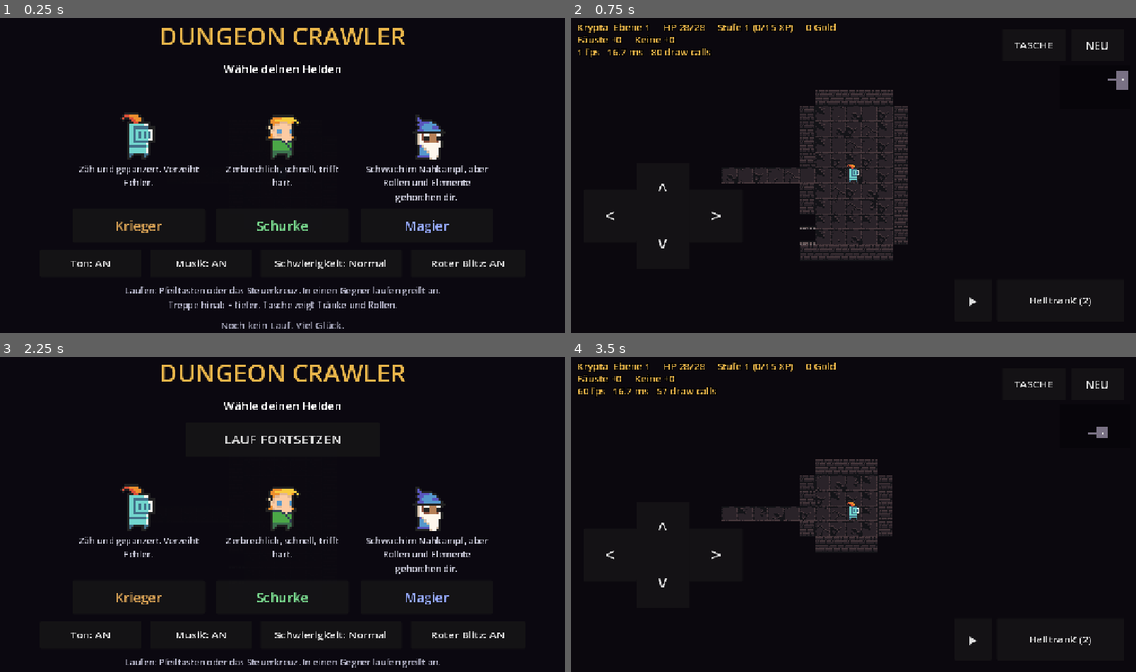
Above: before the commit, frames 1-4 (two rows, left to right).
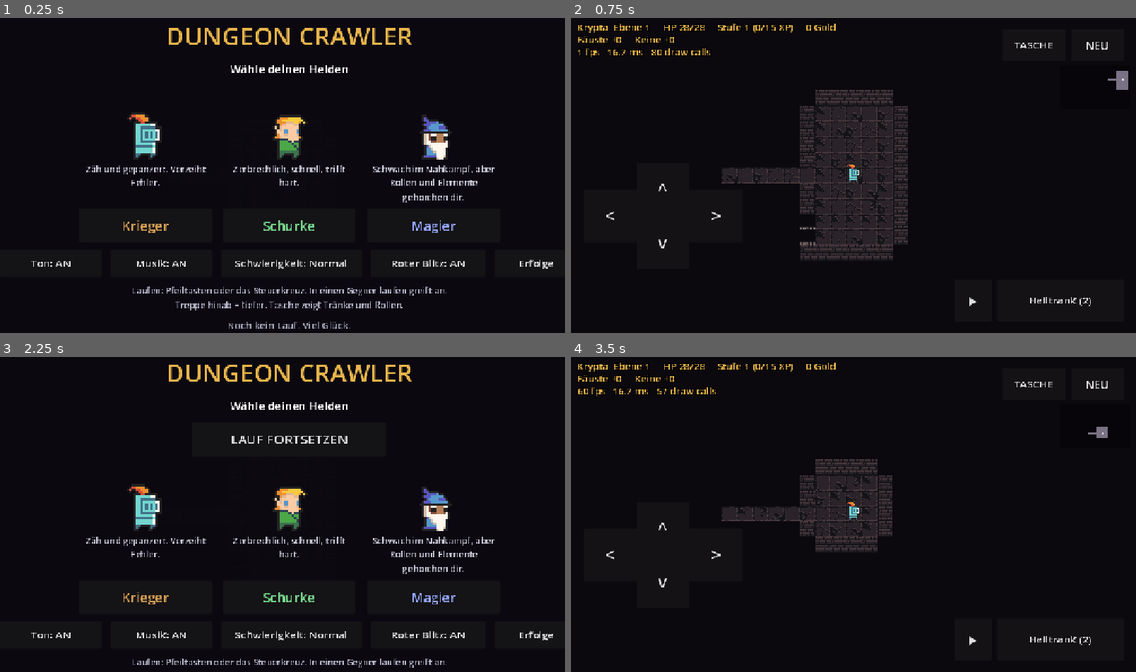
Above: after the commit, the same moments.

Repository: GermanDudeXX/dungeon-crawler
Game: Godot game, scene res://scenes/main.tscn
The game is run twice, just before and just after one commit, with the same random seed, the same clock (stepped at 60 frames per second) and the same inputs.
Inputs:
- Up to frame 1 (0.25 s): no input
- Up to frame 2 (0.75 s): click "Krieger" at 0.5 s
- Up to frame 3 (2.25 s): click "Heiltrank (2)" at 1.25 s; click "NEU" at 2 s
- Up to frame 4 (3.5 s): click "Krieger" at 2.75 s

The runs differ from the first frame. In frame 1, 7.8% of the frame differs, in the area x 5-98%, y 3-99%; in frame 2, nothing differs; in frame 3, 7.0%; in frame 4, nothing differs.

Commit message:
Godot: Erfolge, und ein Schmied der verzaubert und umschmiedet
- Zwölf Erfolge aus constants.py ACHIEVEMENTS, in einer eigenen Datei
  gespeichert: sie sind das Einzige, was einen Tod absichtlich überlebt,
  und ein gelöschter Spielstand darf sie nicht mitnehmen. Jede Bedingung
  steht dort im Code, wo das Ereignis passiert, statt in einer Schleife,
  die jede Runde alles abklopft - so kann sie nicht von ihrem Anlass
  wegdriften.
- Auf dem Titelbildschirm eine Liste mit allen zwölf, auch den noch
  nicht erreichten samt Bedingung: eine Liste, die erst auftaucht, wenn
  etwas drinsteht, sagt einem neuen Spieler nichts darüber, was es zu
  tun gibt.
- Der Schmied verzaubert jetzt auch: ein Element auf eine blanke Waffe
  oder ein neuer Wurf auf die vorhandene, und Umschmieden würfelt die
  Seltenheit neu - eine Stufe höher, wo die Tiefe es hergibt. Beides
  teuer, denn genau dafür ist spätes Gold da.

Co-Authored-By: Claude Opus 5 <noreply@anthropic.com>
Claude-Session: https://claude.ai/code/session_01WQiUvBCjkdxtXigdz77eh9

Diff:
--- /dev/null
+++ b/godot/scripts/achievements.gd
@@ -0,0 +1,59 @@
+## Twelve things worth doing, and whether they have been done.
+##
+## The same list as constants.py ACHIEVEMENTS. They are the only thing in
+## the game that survives a death on purpose: a run ends, the record of
+## what it managed does not. Kept in their own file for the same reason
+## the settings are - a wiped save must not take them with it.
+class_name Achievements
+extends RefCounted
+
+const PATH := "user://achievements.json"
+
+const ALL := [
+	{"id": "first_blood", "name": "Erstes Blut", "how": "Besiege deinen ersten Gegner."},
+	{"id": "survivor", "name": "Überlebender", "how": "Erreiche Stufe 5."},
+	{"id": "veteran", "name": "Veteran", "how": "Erreiche Stufe 10."},
+	{"id": "deep_delver", "name": "Tiefengänger", "how": "Erreiche Ebene 5."},
+	{"id": "spelunker", "name": "Höhlenforscher", "how": "Erreiche Ebene 10."},
+	{"id": "boss_slayer", "name": "Bosstöter", "how": "Besiege einen Boss."},
+	{"id": "rich", "name": "Reich", "how": "Trage 100 Gold auf einmal."},
+	{"id": "hoarder", "name": "Hamster", "how": "Sammle insgesamt 500 Gold."},
+	{"id": "well_read", "name": "Belesen", "how": "Lies insgesamt 10 Schriftrollen."},
+	{"id": "persistent", "name": "Hartnäckig", "how": "Stirb fünfmal."},
+	{"id": "centurion", "name": "Zenturio", "how": "Besiege insgesamt 100 Monster."},
+	{"id": "untouchable", "name": "Unberührt", "how": "Erreiche Ebene 3 ohne einen Trank."},
+]
+
+
+static func read() -> Dictionary:
+	if not FileAccess.file_exists(PATH):
+		return {}
+	var file := FileAccess.open(PATH, FileAccess.READ)
+	if file == null:
+		return {}
+	var data: Variant = JSON.parse_string(file.get_as_text())
+	file.close()
+	if typeof(data) != TYPE_DICTIONARY:
+		return {}
+	# Only ids that still exist: a renamed achievement should not leave a
+	# ghost entry that counts towards the total for ever.
+	var out := {}
+	for entry in ALL:
+		if data.get(entry["id"], false):
+			out[entry["id"]] = true
+	return out
+
+
+static func write(earned: Dictionary) -> void:
+	var file := FileAccess.open(PATH, FileAccess.WRITE)
+	if file == null:
+		return
+	file.store_string(JSON.stringify(earned))
+	file.close()
+
+
+static func by_id(id: String) -> Dictionary:
+	for entry in ALL:
+		if entry["id"] == id:
+			return entry
+	return ALL[0]
--- a/godot/scripts/data.gd
+++ b/godot/scripts/data.gd
@@ -480,6 +480,11 @@
 const SMITH_PRICE_PER_POINT := 18
 const SMITH_WEAPON_STEP := 2
 const SMITH_ARMOUR_STEP := 1
+# Enchanting puts an element on a bare weapon, or rerolls the one it
+# has; reforging rerolls the rarity, one tier up where there is room.
+# Both are expensive on purpose: they are what late gold is for.
+const SMITH_ENCHANT_PRICE := 90
+const SMITH_REFORGE_PRICE := 140
 
 
 static func smith_price(bonus: int) -> int:
--- a/godot/scripts/game.gd
+++ b/godot/scripts/game.gd
@@ -73,6 +73,9 @@
 var _hud: Control
 var audio: Audio
 var settings := Settings.DEFAULTS.duplicate()
+var earned := {}                 ## achievements already won
+var scrolls_read := 0            ## across all runs, for one of them
+var potion_free := true          ## no potion drunk this run yet
 var _play_ui: Control            ## stats, log and the pad - hidden on the title
 var _shop_panel: PanelContainer
 var _shop_title: Label
@@ -86,6 +89,8 @@
 var _flash_button: Button
 var _record_label: Label
 var _hint_label: Label
+var _awards_panel: PanelContainer
+var _awards_list: VBoxContainer
 var _drink_button: Button
 var _bag_panel: PanelContainer
 var _bag_list: VBoxContainer
@@ -112,6 +117,7 @@
 func _ready() -> void:
 	rng.randomize()
 	settings = Settings.read()
+	earned = Achievements.read()
 	audio = Audio.new()
 	add_child(audio)
 	audio.enabled = settings["sound"]
@@ -192,6 +198,7 @@
 # --- a run ----------------------------------------------------------------
 
 func new_run() -> void:
+	potion_free = true
 	player = Entities.Player.new(hero_class, difficulty)
 	depth = 1
 	dead = false
@@ -909,6 +916,7 @@
 
 	_tick_poison()
 	_tick_regen()
+	_check_awards()
 	_tick_buffs()
 	enemy_turn()
 	recompute_fov()
@@ -993,6 +1001,8 @@
 		_split(monster)
 	audio.play("monster_death")
 	say("%s stirbt." % monster.display_name)
+	if monster.is_boss:
+		_award("boss_slayer")
 	player.kills += 1
 	if player.gain_xp(monster.xp_reward) > 0:
 		audio.play("levelup")
@@ -1514,6 +1524,28 @@
 				say("Der Schmied verstärkt %s auf +%d." % [
 					player.armour_name(), player.armour_bonus()])
 
+		"enchant":
+			if _spend(price(Data.SMITH_ENCHANT_PRICE)):
+				# A reroll may land on what it already had - that is the
+				# gamble, and pretending otherwise would need a memory of
+				# what was tried.
+				var ids: Array = Data.ELEMENTS.keys()
+				player.weapon_element = ids[rng.randi() % ids.size()]
+				audio.play("equip")
+				say("Die Waffe trägt jetzt %s." % Data.ELEMENTS[player.weapon_element]["name"])
+		"reforge":
+			if _spend(price(Data.SMITH_REFORGE_PRICE)):
+				var was: int = Data.RARITIES.find(Data.rarity_by_id(player.weapon_rarity))
+				var now := Data.pick_rarity(depth, rng)
+				# One tier up where the depth allows it, so the price buys
+				# a step rather than a coin flip that usually loses.
+				if Data.RARITIES.find(now) <= was:
+					var up: int = mini(was + 1, Data.RARITIES.size() - 1)
+					if int(Data.RARITIES[up]["min_level"]) <= depth:
+						now = Data.RARITIES[up]
+				player.weapon_rarity = now["id"]
+				audio.play("equip")
+				say("Umgeschmiedet: %s +%d." % [player.weapon_name(), player.weapon_bonus()])
 		"heal":
 			if player.hp >= player.max_hp:
 				say("Dir fehlt nichts.")
@@ -1562,6 +1594,9 @@
 		return
 
 	player.add_potion(id, -1)
+	# One flask is enough to lose it - that is the whole point of
+	# the achievement.
+	potion_free = false
 	audio.play("pickup")
 	say("Du trinkst: %s." % potion["name"])
 	_apply_effect(effect)
@@ -1705,6 +1740,7 @@
 	if int(player.scrolls[id]) <= 0:
 		player.scrolls.erase(id)
 	say("Du liest: %s." % scroll["name"])
+	scrolls_read += 1
 	match id:
 		"fireball":
 			_fireball(int(scroll["damage"]))
@@ -2140,6 +2176,7 @@
 
 	_build_minimap()
 	_build_bag_panel()
+	_build_awards_panel()
 	_build_shop_panel()
 	_build_perk_panel()
 	_build_dead_panel()
@@ -2353,6 +2390,9 @@
 ## Shuts the topmost thing that is open and says whether there was one.
 ## The order is the order they sit in front of each other.
 func close_topmost() -> bool:
+	if _awards_panel != null and _awards_panel.visible:
+		close_awards()
+		return true
 	if _bag_panel != null and _bag_panel.visible:
 		close_bag()
 		return true
@@ -2519,6 +2559,120 @@
 	return ", ".join(parts)
 
 
+## Awards an achievement once, with a banner, and remembers it.
+##
+## Called from wherever the thing actually happens rather than from one
+## place that inspects everything each turn: the condition is then
+## written next to the event it belongs to, and cannot drift away from
+## it.
+func _award(id: String) -> void:
+	if earned.has(id):
+		return
+	earned[id] = true
+	Achievements.write(earned)
+	var entry := Achievements.by_id(id)
+	audio.play("levelup")
+	banner("Erfolg: %s" % entry["name"], Color(0.55, 0.85, 0.98))
+	say("Erfolg freigeschaltet: %s - %s" % [entry["name"], entry["how"]])
+
+
+## The conditions that are about a running total rather than a moment.
+## Cheap enough to ask every turn, and asking every turn is what keeps
+## them from being missed.
+func _check_awards() -> void:
+	var record := Stats.read()
+	if player.kills >= 1:
+		_award("first_blood")
+	if player.level >= 5:
+		_award("survivor")
+	if player.level >= 10:
+		_award("veteran")
+	if depth >= 5:
+		_award("deep_delver")
+	if depth >= 10:
+		_award("spelunker")
+	if player.gold >= 100:
+		_award("rich")
+	if int(record["gold"]) + player.gold >= 500:
+		_award("hoarder")
+	if scrolls_read >= 10:
+		_award("well_read")
+	if int(record["deaths"]) >= 5:
+		_award("persistent")
+	if int(record["kills"]) + player.kills >= 100:
+		_award("centurion")
+	if depth >= 3 and potion_free:
+		_award("untouchable")
+
+
+## The list of achievements, won and unwon, on the title screen.
+##
+## The unwon ones are shown too, with what they ask for: a list that
+## only appears once something is on it tells a new player nothing about
+## what there is to do.
+func _build_awards_panel() -> void:
+	_awards_panel = PanelContainer.new()
+	_awards_panel.custom_minimum_size = Vector2(760, 560)
+	_awards_panel.visible = false
+	_solid_panel(_awards_panel)
+	_hud.add_child(_centred(_awards_panel))
+
+	var column := VBoxContainer.new()
+	column.add_theme_constant_override("separation", 10)
+	_awards_panel.add_child(column)
+
+	var heading := Label.new()
+	heading.text = "Erfolge"
+	heading.horizontal_alignment = HORIZONTAL_ALIGNMENT_CENTER
+	heading.add_theme_font_size_override("font_size", 32)
+	heading.add_theme_color_override("font_color", Color(0.91, 0.71, 0.29))
+	column.add_child(heading)
+
+	var scroller := ScrollContainer.new()
+	scroller.custom_minimum_size = Vector2(0, 400)
+	scroller.horizontal_scroll_mode = ScrollContainer.SCROLL_MODE_DISABLED
+	column.add_child(scroller)
+
+	_awards_list = VBoxContainer.new()
+	_awards_list.custom_minimum_size = Vector2(700, 0)
+	_awards_list.add_theme_constant_override("separation", 4)
+	scroller.add_child(_awards_list)
+
+	var close := Button.new()
+	close.text = "ZURÜCK"
+	close.custom_minimum_size = Vector2(0, 64)
+	close.add_theme_font_size_override("font_size", 26)
+	close.pressed.connect(close_awards)
+	column.add_child(close)
+
+
+func open_awards() -> void:
+	if _awards_panel == null:
+		return
+	earned = Achievements.read()
+	for old in _awards_list.get_children():
+		old.queue_free()
+	for entry in Achievements.ALL:
+		var line := Label.new()
+		var got: bool = earned.has(entry["id"])
+		line.text = "%s  %s - %s" % ["✓" if got else "·", entry["name"], entry["how"]]
+		line.add_theme_font_size_override("font_size", 22)
+		line.add_theme_color_override("font_color",
+			Color(0.55, 0.85, 0.98) if got else Color(0.55, 0.55, 0.62))
+		_awards_list.add_child(line)
+	# In front of the title screen, which was added later and therefore
+	# draws over it: sibling order is draw order.
+	var holder := _awards_panel.get_parent()
+	if holder != null:
+		holder.move_to_front()
+	_awards_panel.visible = true
+
+
+func close_awards() -> void:
+	if _awards_panel != null:
+		_awards_panel.visible = false
+
+
 ## A line across the middle of the screen for the handful of moments that
 ## deserve one: a boss waking up, a vault found, a new stretch of the
 ## dungeon. The log at the bottom is for everything else - a banner for
@@ -2674,6 +2828,13 @@
 	_flash_button.add_theme_font_size_override("font_size", 24)
 	_flash_button.pressed.connect(toggle_flash)
 	row.add_child(_flash_button)
+
+	var awards := Button.new()
+	awards.text = "Erfolge"
+	awards.custom_minimum_size = Vector2(190, 62)
+	awards.add_theme_font_size_override("font_size", 24)
+	awards.pressed.connect(open_awards)
+	row.add_child(awards)
 	_refresh_settings()
 
 
@@ -2877,6 +3038,7 @@
 
 func choose_class(id: String) -> void:
 	hero_class = id
+	close_awards()
 	close_bag()
 	if _perk_panel != null:
 		_perk_panel.visible = false
@@ -2943,6 +3105,12 @@
 		offers.append(["armour", "Verstärken: %s +%d" % [
 			Data.ARMOURS[player.armour]["name"], Data.SMITH_ARMOUR_STEP],
 			price(Data.smith_price(player.armour_extra))])
+		var element_label: String = "Waffe verzaubern"
+		if player.weapon_element != "":
+			element_label = "Verzauberung neu würfeln (%s)" % Data.ELEMENTS[player.weapon_element]["name"]
+		offers.append(["enchant", element_label, price(Data.SMITH_ENCHANT_PRICE)])
+		offers.append(["reforge", "Waffe umschmieden (Seltenheit)",
+			price(Data.SMITH_REFORGE_PRICE)])
 		offers.append(["heal", "Voll heilen", price(Data.UPGRADE_COST)])
 
 	else:
--- a/godot/scripts/selftest.gd
+++ b/godot/scripts/selftest.gd
@@ -83,6 +83,7 @@
 	_check_monster_habits()
 	_check_bag()
 	_check_boss_stands()
+	_check_awards()
 
 	# The direct checks above are deliberately rough with the game:
 	# they set the hero to 200 health, drop them next to a test
@@ -1306,3 +1307,50 @@
 		_complain("Boss weicht immer aus",
 			"nur %d von 12 Zügen in Reichweite geblieben" % stayed)
 	_game.monsters.erase(boss)
+
+
+## Achievements have to be reachable and have to fire. Each condition
+## sits next to the event it belongs to, so the risk is not the logic -
+## it is one that nobody ever calls.
+func _check_awards() -> void:
+	_settle()
+	var p = _game.player
+	_game.earned.clear()
+
+	# The ones that hang off a running total.
+	p.kills = 1
+	p.level = 10
+	p.gold = 120
+	_game.depth = 10
+	_game.scrolls_read = 10
+	_game._check_awards()
+	for id in ["first_blood", "survivor", "veteran", "deep_delver", "spelunker",
+			"rich", "well_read"]:
+		if not _game.earned.has(id):
+			_complain("Erfolg wird nie vergeben", id)
+
+	# And the one that hangs off killing a boss.
+	_game.earned.erase("boss_slayer")
+	var spot: Variant = _open_spot()
+	if spot != null:
+		var boss = Entities.Monster.new("rat", 1.0, "easy")
+		boss.x = spot.x
+		boss.y = spot.y
+		boss.is_boss = true
+		boss.hp = 1
+		boss.snap()
+		_game.monsters.append(boss)
+		_game._kill(boss)
+		if not _game.earned.has("boss_slayer"):
+			_complain("Bosstöter wird nicht vergeben")
+
+	# Every entry must be one the list knows: a typo in an id would
+	# silently award nothing at all.
+	for id in _game.earned:
+		var known := false
+		for entry in Achievements.ALL:
+			if entry["id"] == id:
+				known = true
+		if not known:
+			_complain("unbekannter Erfolg vergeben", id)
+	_settle()
Not shown, added: godot/scripts/achievements.gd.uid
